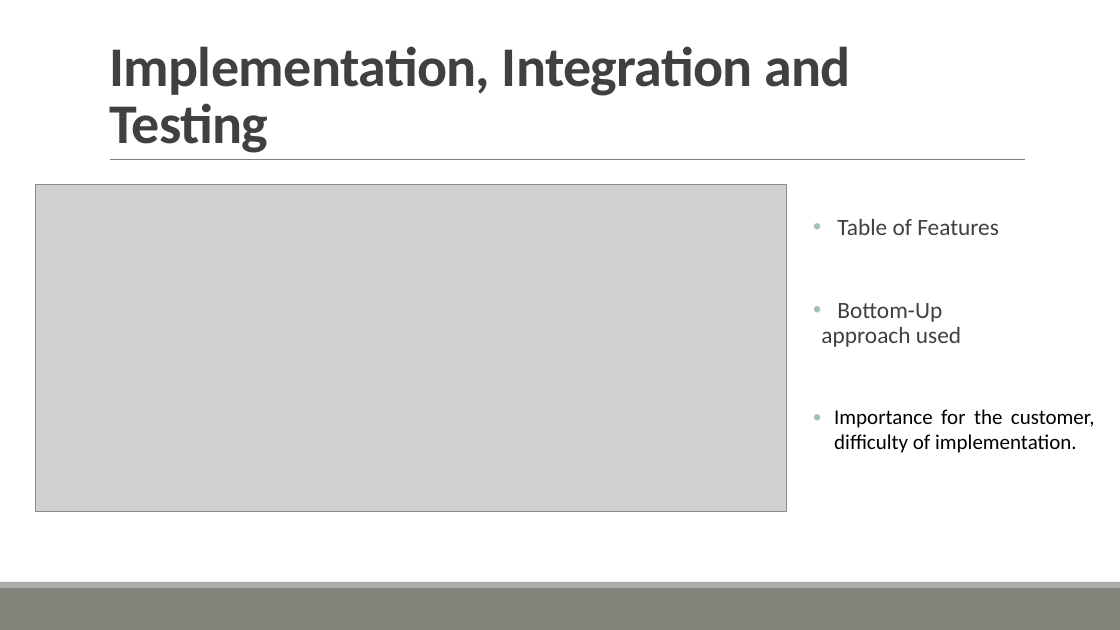
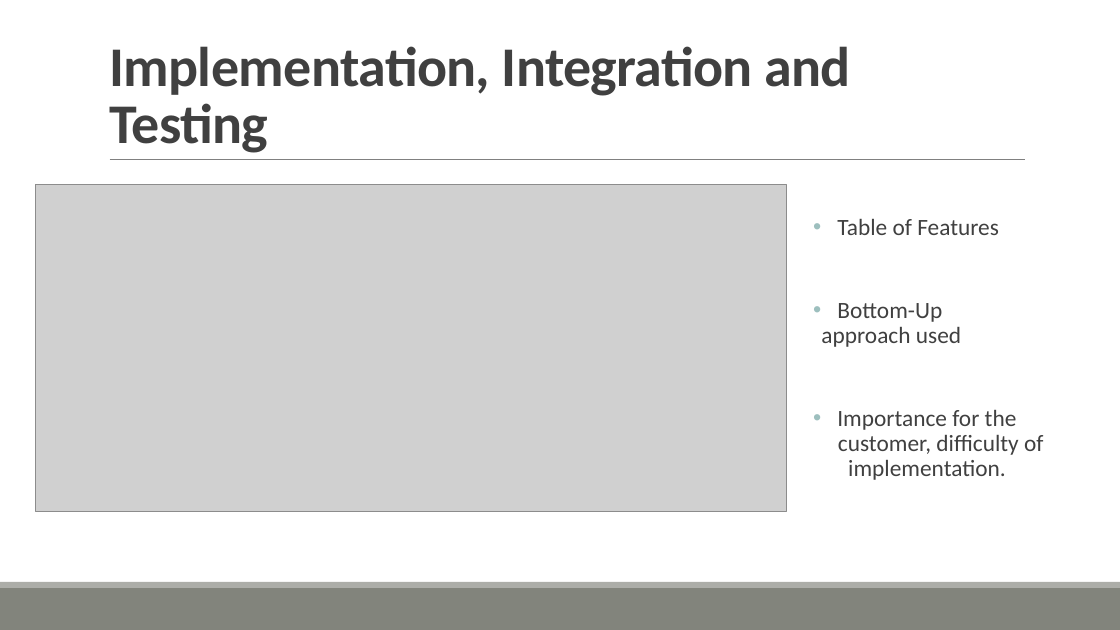
Before and after one commit to valearm/SafeStreets-Project-SE2, a slide deck: slide 14 of SafeStreet_MP_Presentation.pptx. Drawn at 1120x630 pixels with LibreOffice and Linux fonts; fonts in the diff are those of the drawing; grey boxes stand for pictures. Boxes give left, top, right and bottom in pixels: in the first picture for what was removed or moved away, otherwise in the second. Text is boxed around its words. In the diff, an @@ line names an element or a change of style, - is before the commit and + after.

```diff
--- a/SafeStreet_MP_Presentation.pptx
+++ b/SafeStreet_MP_Presentation.pptx
@@ text at bbox=[832, 410, 1043, 480]: paragraph added @@
+• Importance for the .. . customer, difficulty of . …implementation.
@@ text removed at bbox=[834, 409, 1095, 453] @@
-Importance for the customer, difficulty of implementation.
```
Also in this commit, not shown: 1 other slide changed.
